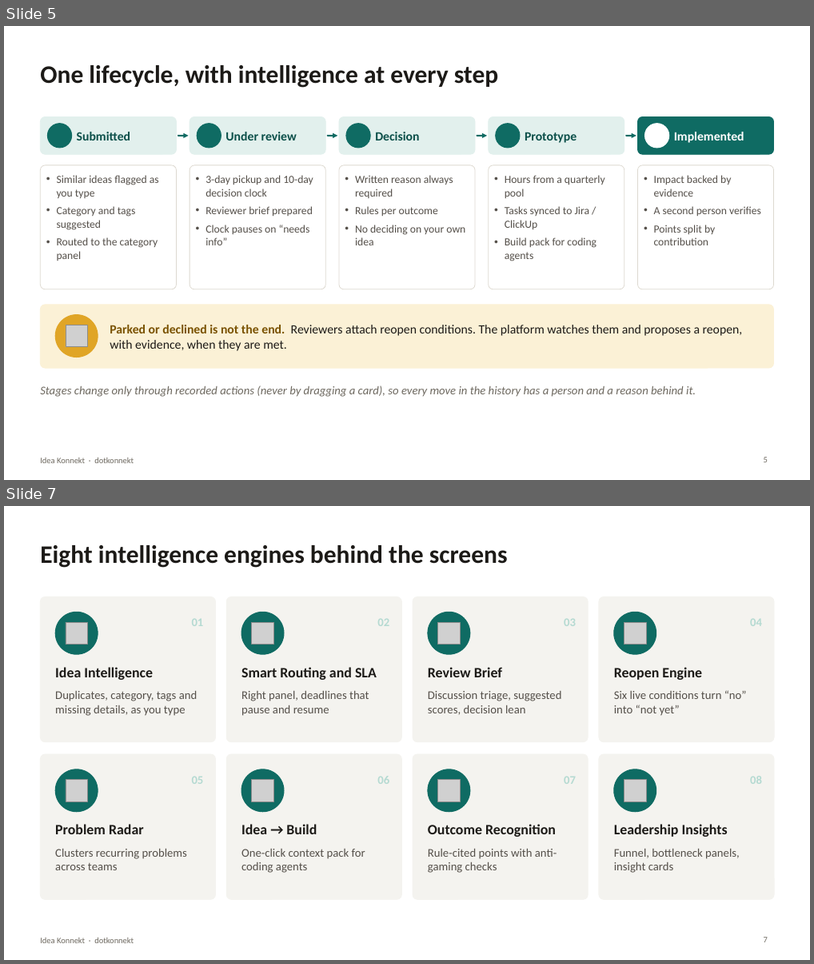
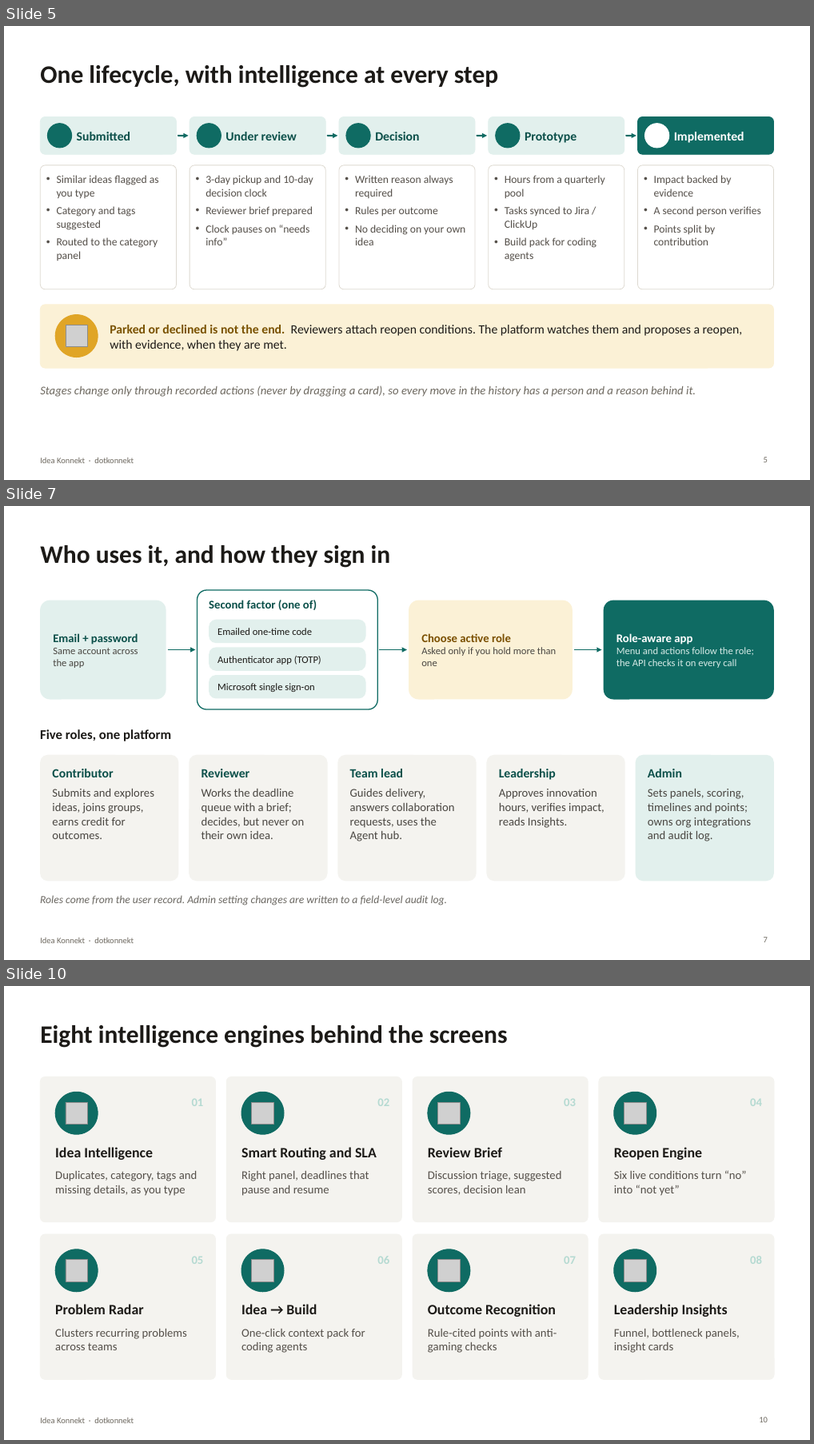
Before and after one commit to AmrithNiyogi/Idea-Hub, a slide deck: docs/project_docs/Idea_Konnekt_Demo.pptx. Shown one above the other, each under a label of ours: slides 5 and 7 before the commit, slides 5, 7 and 10 after it; the slides between them are not shown. The pictures are 814x964 and 814x1444 pixels, drawn with LibreOffice and Linux fonts; fonts in the diff are those of the drawing; grey boxes stand for pictures; background and template pictures are left out. Boxes give left, top, right and bottom in pixels: in the first picture for what was removed or moved away, otherwise in the second. Text is boxed around its words. In the diff, an @@ line names an element or a change of style, - is before the commit and + after.

Commit message:
fix(ppt): updated the idea konnekt ppt

```diff
--- a/docs/project_docs/Idea_Konnekt_Demo.pptx
+++ b/docs/project_docs/Idea_Konnekt_Demo.pptx
@@ slide 7 added at (x1=4, y1=506, x2=810, y2=960), background #FFFFFF; not listed: 1 template element that a slide beside it also shows @@
@@ title added at (x1=40, y1=545, x2=391, y2=568), 30 pt, text #1C1A17, bold @@
+Who uses it, and how they sign in
@@ rounded rectangle added at (x1=40, y1=600, x2=166, y2=700), fill #E2F0ED, 12 pt, text #4A4742 @@
+Email + password
+Same account across the app
@@ rounded rectangle added at (x1=197, y1=590, x2=378, y2=709), fill #FFFFFF, outline #0F6B63 1.25 pt @@
@@ text added at (x1=209, y1=600, x2=317, y2=610), 14 pt, text #0A4F49, bold @@
+Second factor (one of)
@@ rounded rectangle added at (x1=409, y1=600, x2=573, y2=700), fill #FBF1D6, 12 pt, text #4A4742 @@
+Choose active role
+Asked only if you hold more than one
@@ rounded rectangle added at (x1=604, y1=600, x2=774, y2=700), fill #0F6B63, 12 pt, text #D6EAE6 @@
+Role-aware app
+Menu and actions follow the role; the API checks it on every call
@@ rounded rectangle added at (x1=209, y1=620, x2=366, y2=644), fill #E2F0ED, 12 pt, text #1C1A17 @@
+Emailed one-time code
@@ rounded rectangle added at (x1=209, y1=647, x2=366, y2=671), fill #E2F0ED, 12 pt, text #1C1A17 @@
+Authenticator app (TOTP)
@@ arrow added from (168, 650) to (196, 650), #0F6B63 1.75 pt @@
@@ arrow added from (380, 650) to (407, 650), #0F6B63 1.75 pt @@
@@ arrow added from (574, 650) to (602, 650), #0F6B63 1.75 pt @@
@@ rounded rectangle added at (x1=209, y1=675, x2=366, y2=698), fill #E2F0ED, 12 pt, text #1C1A17 @@
+Microsoft single sign-on
@@ text added at (x1=40, y1=729, x2=171, y2=741), 16 pt, text #1C1A17, bold @@
+Five roles, one platform
@@ rounded rectangle added at (x1=40, y1=755, x2=179, y2=880), fill #F4F3EF, 14 pt, text #4A4742 @@
+Contributor
+Submits and explores ideas, joins groups, earns credit for outcomes.
@@ rounded rectangle added at (x1=189, y1=755, x2=328, y2=880), fill #F4F3EF, 14 pt, text #4A4742 @@
+Reviewer
+Works the deadline queue with a brief; decides, but never on their own idea.
@@ rounded rectangle added at (x1=338, y1=755, x2=477, y2=880), fill #F4F3EF, 14 pt, text #4A4742 @@
+Team lead
+Guides delivery, answers collaboration requests, uses the Agent hub.
@@ rounded rectangle added at (x1=486, y1=755, x2=626, y2=880), fill #F4F3EF, 14 pt, text #4A4742 @@
+Leadership
+Approves innovation hours, verifies impact, reads Insights.
@@ rounded rectangle added at (x1=635, y1=755, x2=774, y2=880), fill #E2F0ED, 14 pt, text #4A4742 @@
+Admin
+Sets panels, scoring, timelines and points; owns org integrations and audit log.
@@ text added at (x1=40, y1=895, x2=448, y2=905), 13 pt, text #6B6862, italic @@
+Roles come from the user record. Admin setting changes are written to a field-level audit log.
@@ page number added at (x1=764, y1=936, x2=768, y2=942), 10 pt, text #6E6960 @@
+7
@@ what was slide 7 is now slide 10 @@
@@ page number at (x1=759, y1=1416, x2=768, y2=1422): text changed @@
-7
+10
```
Also in this commit, not shown: 3 slides changed, 7 other slides added.
